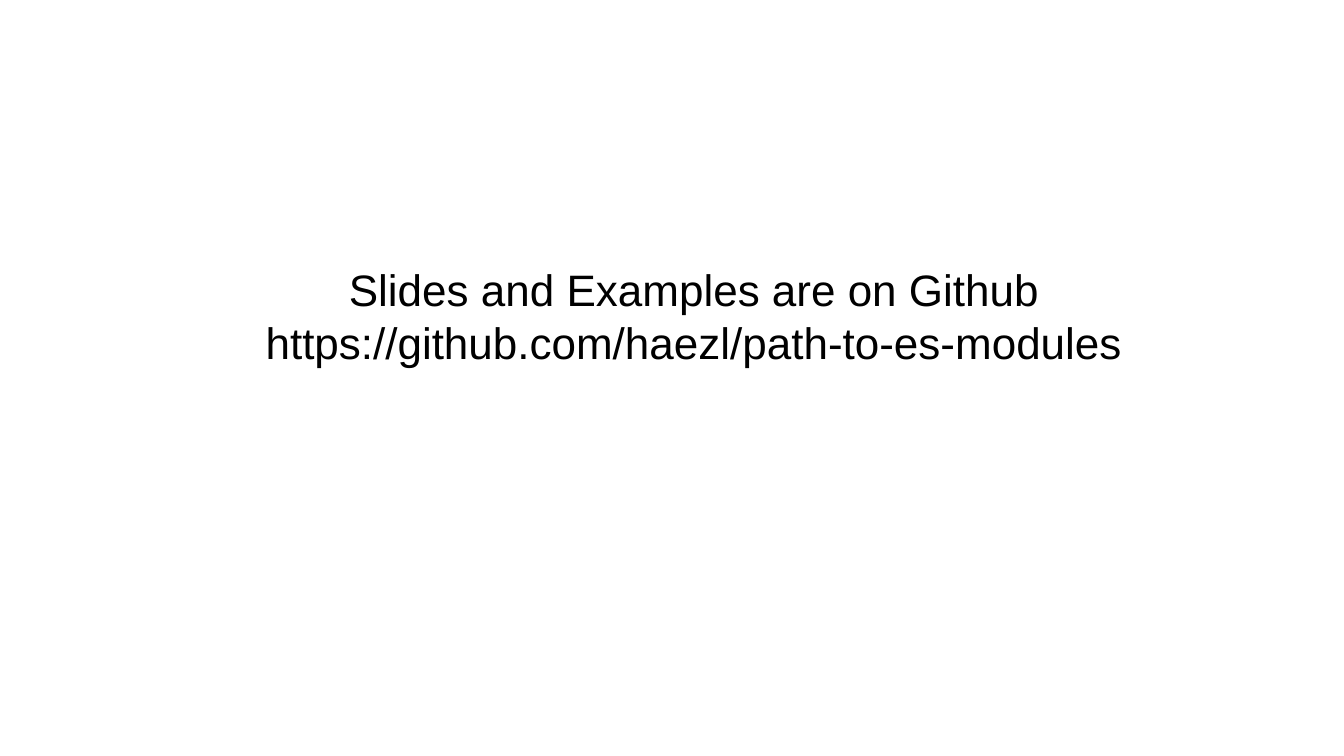
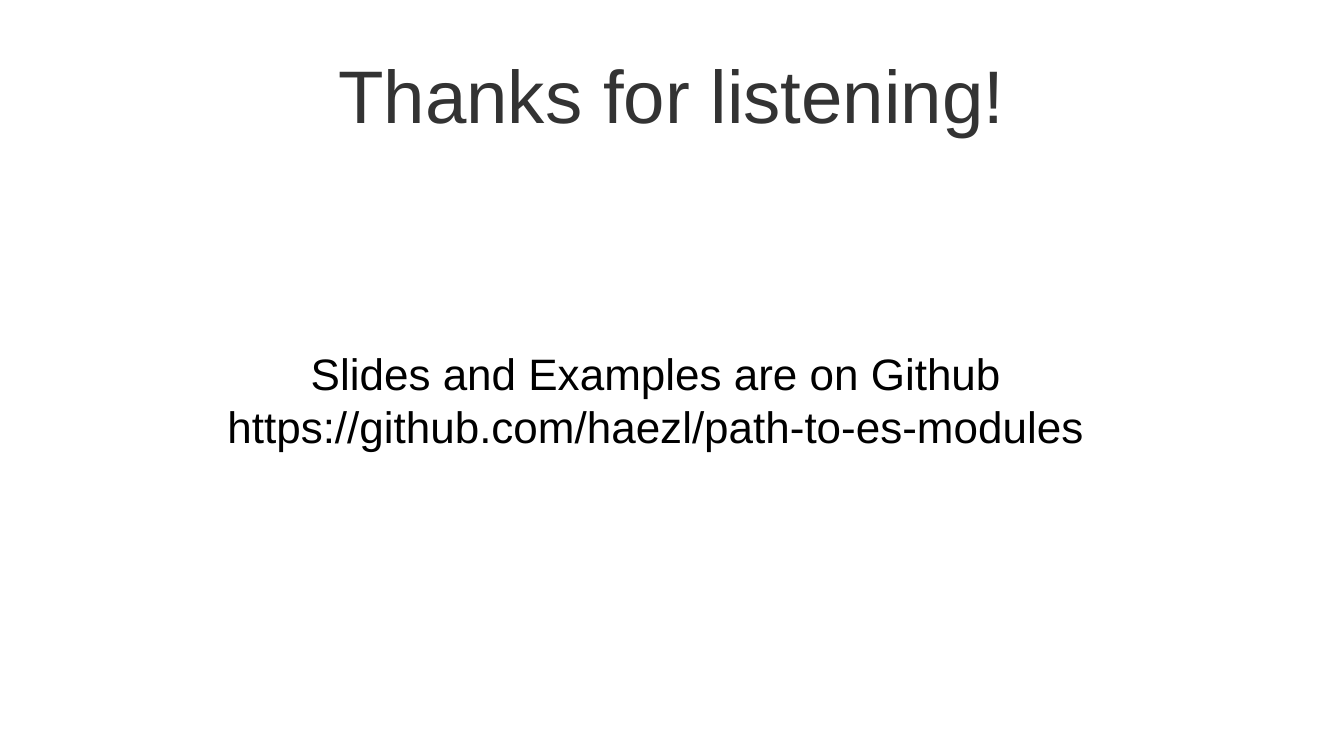
Before and after one commit to gehtmaguad/path-to-es-modules, a slide deck: slide 37 of path_to_esmodules.odp (slide 36 before the commit). Drawn at 1344x756 pixels with LibreOffice and Linux fonts; fonts in the diff are those of the drawing. Boxes give left, top, right and bottom in pixels: in the first picture for what was removed or moved away, otherwise in the second. Text is boxed around its words. In the diff, an @@ line names an element or a change of style, - is before the commit and + after.

```diff
--- a/path_to_esmodules.odp
+++ b/path_to_esmodules.odp
@@ text added at [338, 69, 1005, 137], 44 pt, text #333333 @@
+Thanks for listening!
@@ text "Slides and Examples are on ...": place and size @@
-text "Slides and Examples are on ..." at [266, 274, 1122, 367]
+text "Slides and Examples are on ..." at [227, 358, 1083, 452]
@@ text "Slides and Examples are on ..." at [227, 358, 1083, 452]: indent changed @@
```
Also in this commit, not shown: 30 other slides changed, 2 slides added, 1 slide removed, 1 other file.
